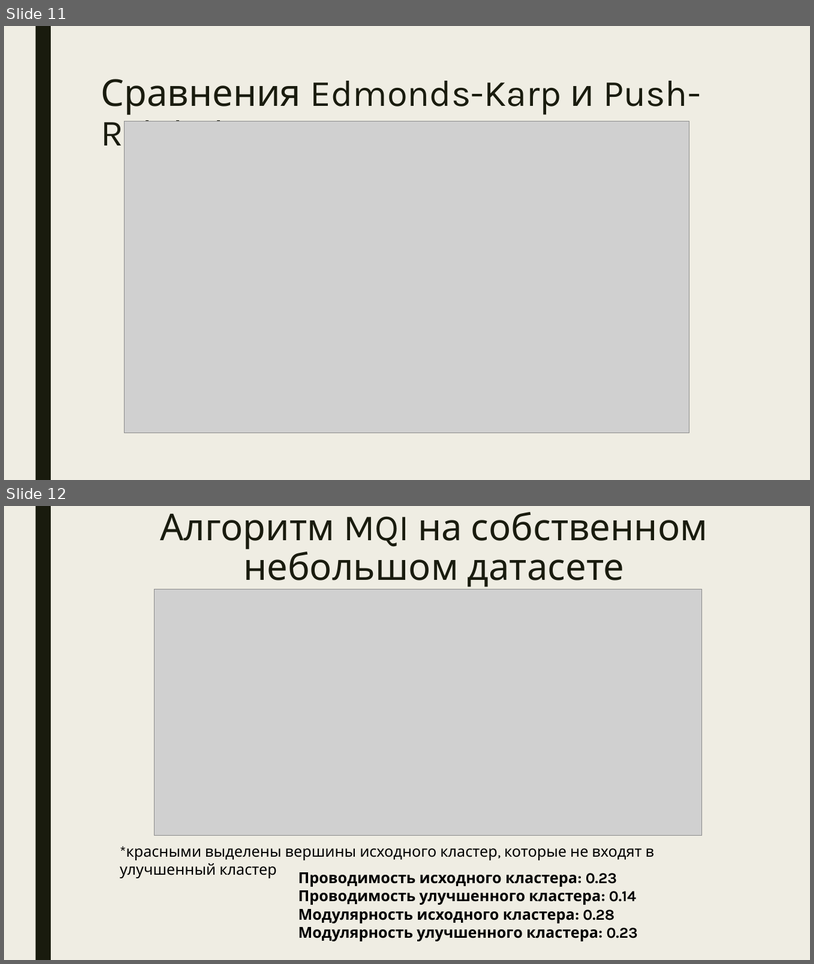
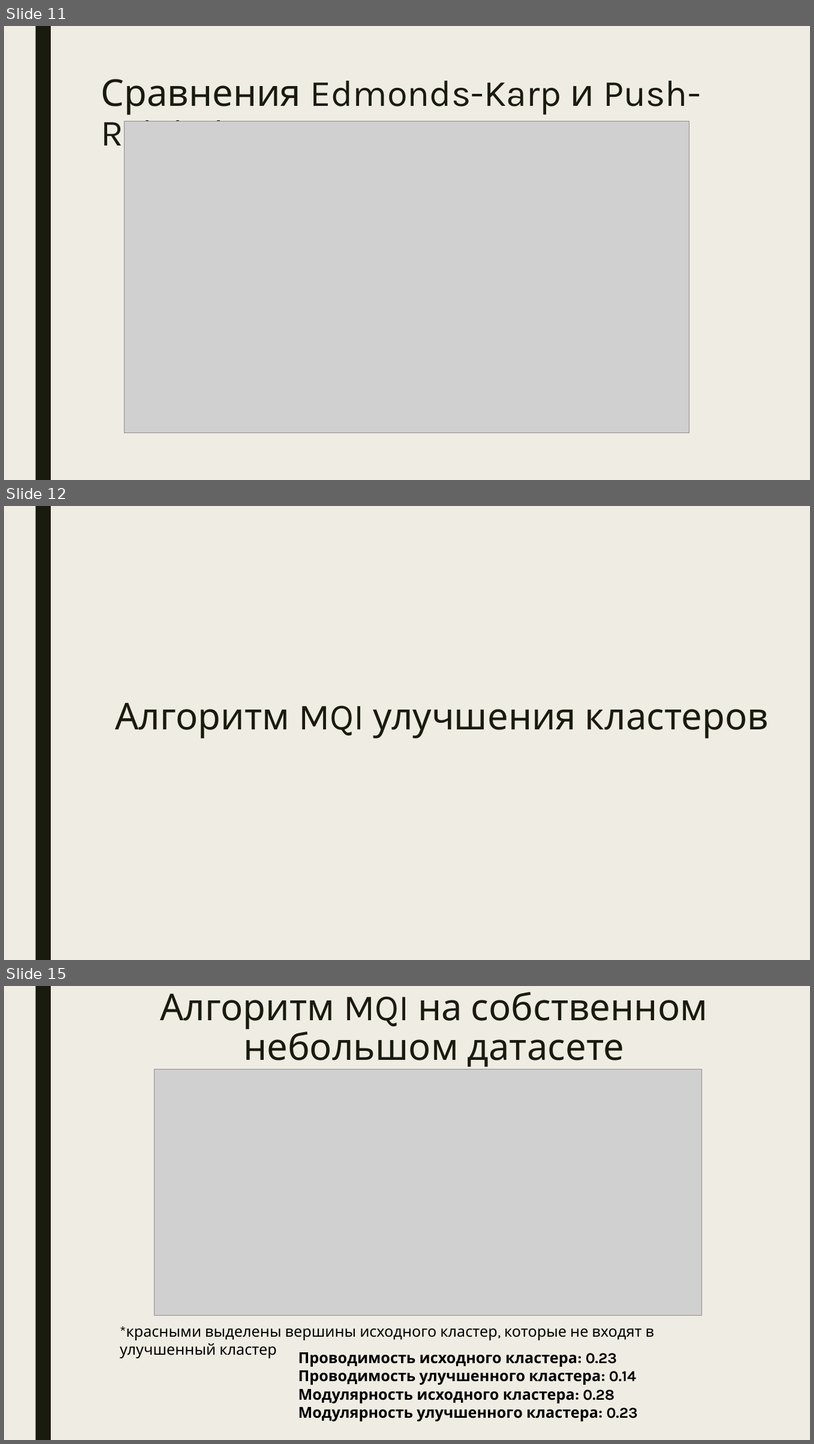
Before and after one commit to asavershin/AvershinAS, a slide deck: Graphs.pptx. Shown one above the other, each under a label of ours: slides 11 and 12 before the commit, slides 11, 12 and 15 after it; the slides between them are not shown. The pictures are 814x964 and 814x1444 pixels, drawn with LibreOffice and Linux fonts; fonts in the diff are those of the drawing; grey boxes stand for pictures. Boxes give left, top, right and bottom in pixels: in the first picture for what was removed or moved away, otherwise in the second. Text is boxed around its words. In the diff, an @@ line names an element or a change of style, - is before the commit and + after.

Commit message:
Updated presentation

```diff
--- a/Graphs.pptx
+++ b/Graphs.pptx
@@ slide 12 added at <box>4,506,810,960</box>, background #EFEDE3; not listed: 1 template element that a slide beside it also shows @@
@@ title added at <box>116,703,769,738</box>, 44 pt, text #191B0E @@
+Алгоритм MQI улучшения кластеров
@@ what was slide 12 is now slide 15 @@
```
Also in this commit, not shown: 2 other slides added.
